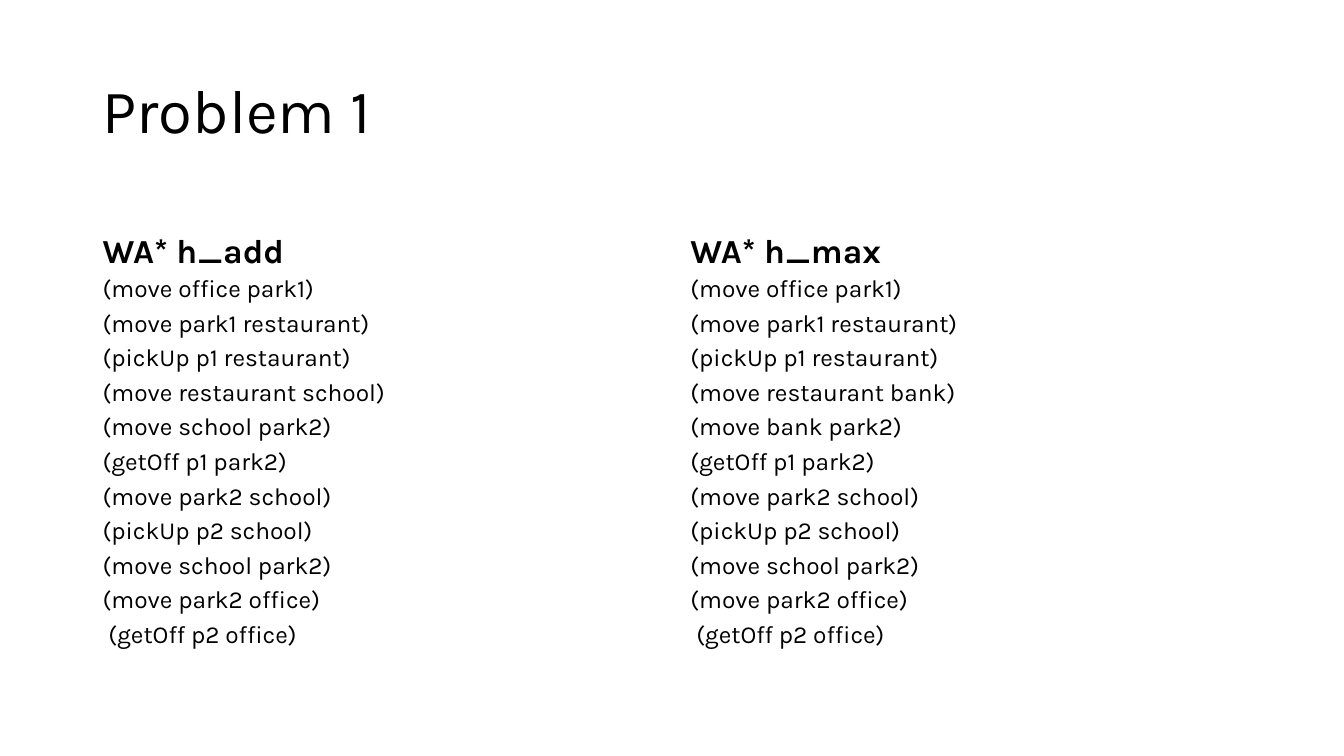
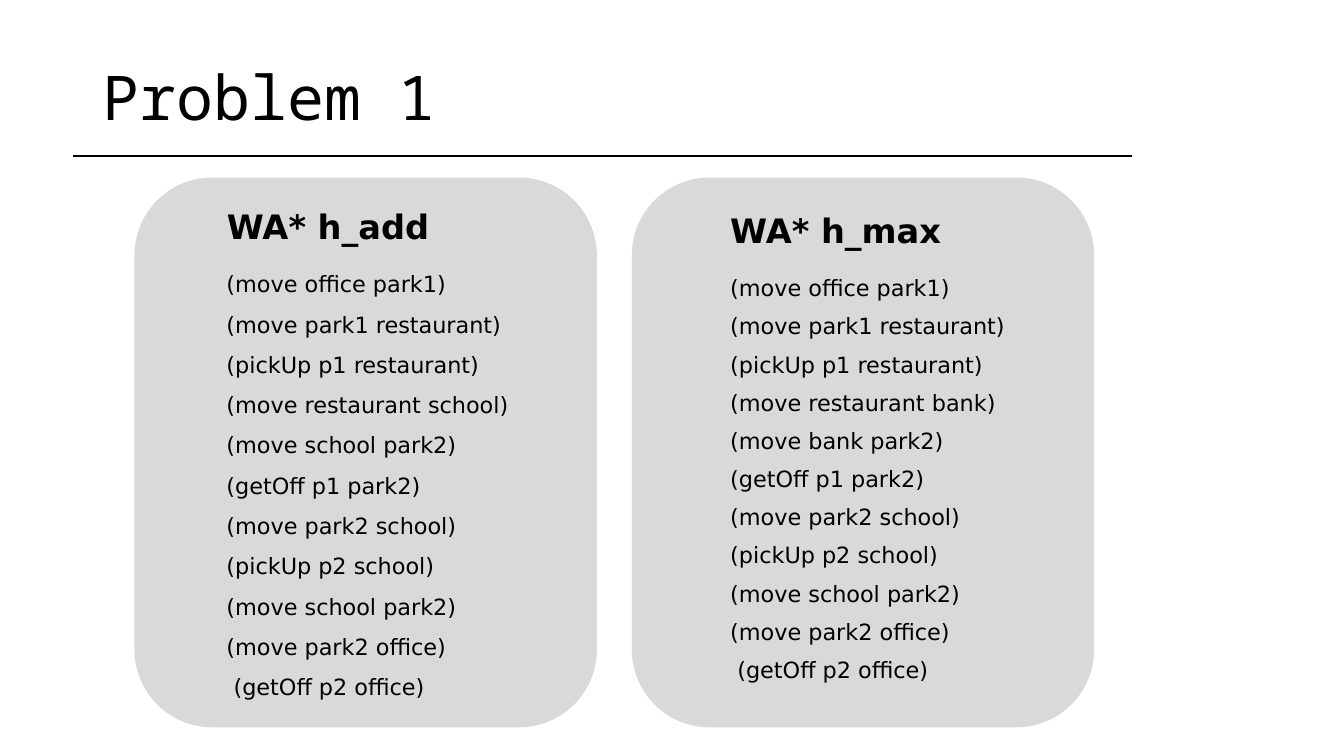
Before and after one commit to serenaragaglia/taxi_planning, a slide deck: slide 12 of documents/planning.pptx. Drawn at 1344x756 pixels with LibreOffice and Linux fonts; fonts in the diff are those of the drawing. Boxes give left, top, right and bottom in pixels: in the first picture for what was removed or moved away, otherwise in the second. Text is boxed around its words. In the diff, an @@ line names an element or a change of style, - is before the commit and + after.

```diff
--- a/documents/planning.pptx
+++ b/documents/planning.pptx
@@ title "Problem 1" at <box>103,73,435,121</box>: font Karla to Noto Sans Mono @@
@@ line added from (73, 155) to (1132, 155), #000000 1.5 pt @@
@@ rounded rectangle added at <box>135,178,596,726</box>, fill #D9D9D9, outline #D9D9D9 1.5 pt @@
@@ text "WA* h_add": place and size @@
-text "WA* h_add" at <box>103,239,284,264</box>
+text "WA* h_add" at <box>227,213,429,247</box>
@@ text "WA* h_add" at <box>227,213,429,247</box>: font Karla to DejaVu Sans @@
@@ rounded rectangle added at <box>633,178,1094,726</box>, fill #D9D9D9, outline #D9D9D9 1.5 pt @@
@@ text "WA* h_max" at <box>730,217,941,251</box>: font Karla to DejaVu Sans @@
@@ text "WA* h_max": place and size @@
-text "WA* h_max" at <box>690,239,881,264</box>
+text "WA* h_max" at <box>730,217,941,251</box>
@@ text "(move office park1)": place and size @@
-text "(move office park1)" at <box>103,279,385,649</box>
+text "(move office park1)" at <box>226,275,508,700</box>
@@ text "(move office park1)" at <box>226,275,508,700</box>: size 17.5 to 16 pt, font Karla to DejaVu Sans; line spacing 0.7 to 1.5; less space between paragraphs @@
@@ text "(move office park1)": place and size @@
-text "(move office park1)" at <box>690,279,957,649</box>
+text "(move office park1)" at <box>730,279,1005,683</box>
@@ text "(move office park1)" at <box>730,279,1005,683</box>: size 17.5 to 16 pt, font Karla to DejaVu Sans; line spacing 0.7 to 0.9 @@
```
Also in this commit, not shown: 19 other slides changed, 9 slides added, 1 slide removed, 1 other file.
